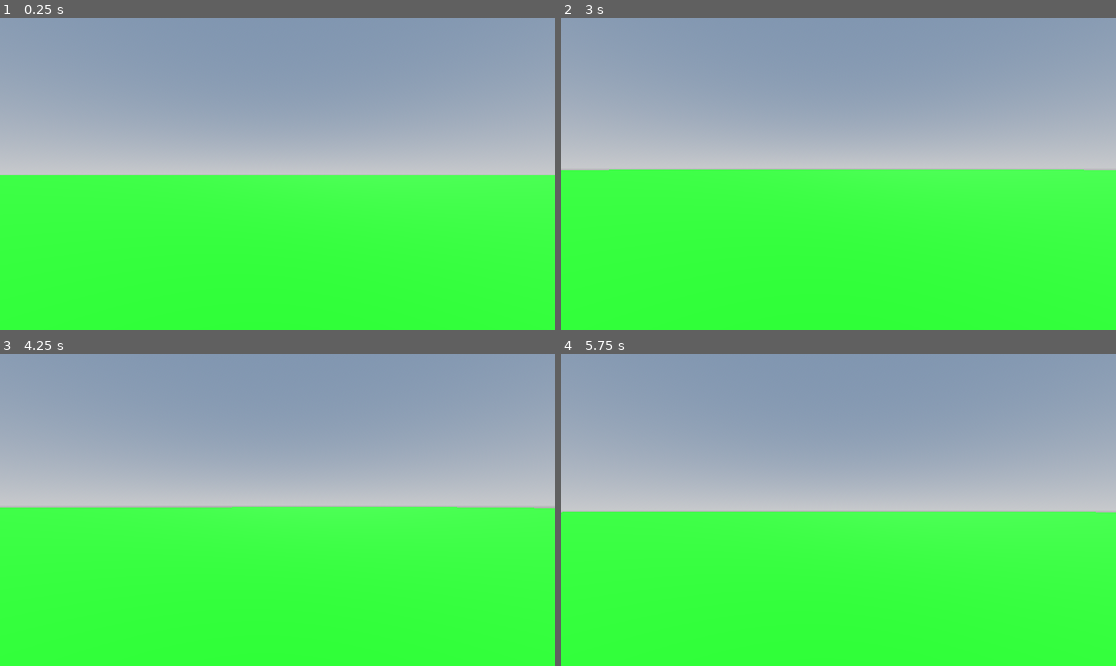
Above: before the commit, frames 1-4 (two rows, left to right).
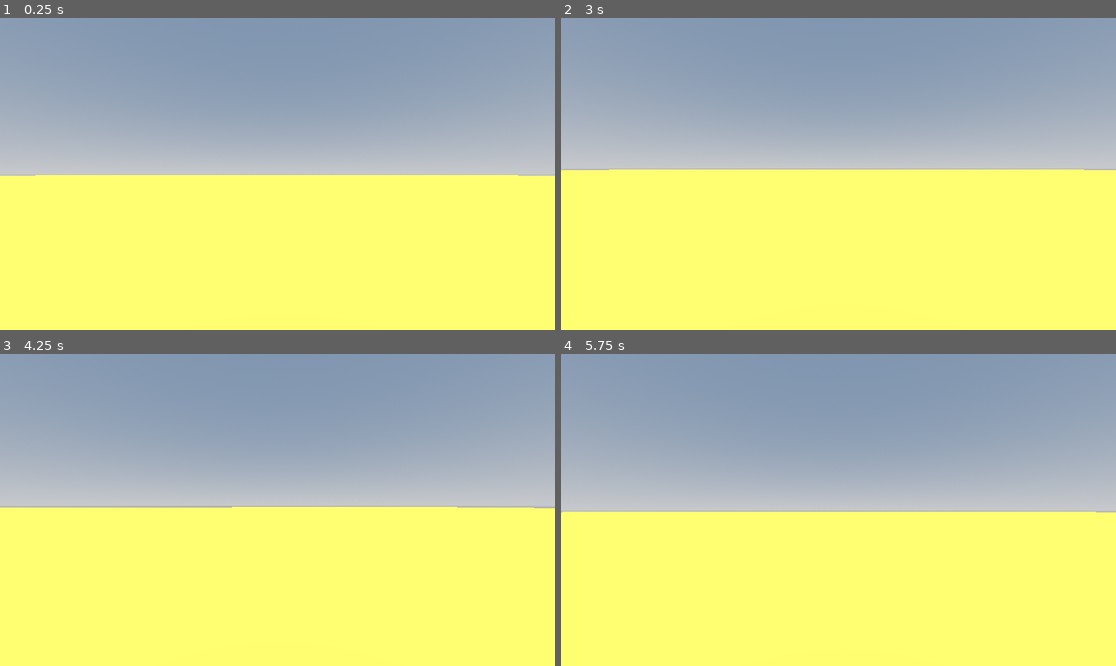
Above: after the commit, the same moments.

Repository: Tait-Sherfinski/Game-Design-II
Game: Godot game, scene res://scene_3d.tscn
Same seed, same stepped clock (60 frames per second), same inputs: the game is played once before the commit and once after it. The project has no main scene, so this scene is started directly.
Inputs (mouse positions are in pixels of both pictures, inside the frame that each line leads up to):
- Up to frame 1 (0.25 s): no input
- Up to frame 2 (3 s): tap Enter (ui_accept) at 0.5, 0.77, 1.25, 1.52, 2.75 s; move the mouse to (866, 174) at 0.52 s; hold Up (ui_up) from 0.53 s (still down); move the mouse to (810, 174) at 1.27 s; move the mouse to (849, 167) at 2.02 s; move the mouse to (832, 180) at 2.77 s
- Up to frame 3 (4.25 s): keep holding Up (ui_up); tap Enter (ui_accept) at 3.02, 3.5, 3.77 s; move the mouse to (316, 513) at 3.52 s; tap Escape (ui_cancel) at 4.15 s
- Up to frame 4 (5.75 s): keep holding Up (ui_up); tap Enter (ui_accept) at 4.25, 4.52, 5 s; move the mouse to (794, 506) at 4.27 s; move the mouse to (844, 510) at 5.02 s

The runs differ from the first frame. In frame 1, 50% of the frame differs, in the area x 0-100%, y 50-100%; in frame 2, 51%, in the area x 0-100%, y 48-100%; in frame 3, 51%; in frame 4, 49%.

Commit message:
update 2/8

Diff:
--- a/player3D.gd
+++ b/player3D.gd
@@ -31,6 +31,14 @@
 		velocity.z = move_toward(velocity.z, 0, SPEED)
 
 	move_and_slide()
+
+	if Input.is_action_just_pressed("ui_cancel"):
+		if Input.get_mouse_mode() == Input.MOUSE_MODE_CAPTURED:
+			Input.set_mouse_mode(Input.MOUSE_MODE_VISIBLE)
+		else:
+			Input.set_mouse_mode(Input.MOUSE_MODE_CAPTURED)
+
+func _ready():
 	Input.set_mouse_mode(Input.MOUSE_MODE_CAPTURED)
 
 func _unhandled_input(event):
--- a/project.godot
+++ b/project.godot
@@ -14,6 +14,41 @@
 config/features=PackedStringArray("4.1", "GL Compatibility")
 config/icon="res://icon.svg"
 
+[input]
+
+ui_left={
+"deadzone": 0.5,
+"events": [Object(InputEventKey,"resource_local_to_scene":false,"resource_name":"","device":0,"window_id":0,"alt_pressed":false,"shift_pressed":false,"ctrl_pressed":false,"meta_pressed":false,"pressed":false,"keycode":4194319,"physical_keycode":0,"key_label":0,"unicode":0,"echo":false,"script":null)
+, Object(InputEventJoypadButton,"resource_local_to_scene":false,"resource_name":"","device":0,"button_index":13,"pressure":0.0,"pressed":false,"script":null)
+, Object(InputEventJoypadMotion,"resource_local_to_scene":false,"resource_name":"","device":0,"axis":0,"axis_value":-1.0,"script":null)
+, Object(InputEventKey,"resource_local_to_scene":false,"resource_name":"","device":-1,"window_id":0,"alt_pressed":false,"shift_pressed":false,"ctrl_pressed":false,"meta_pressed":false,"pressed":false,"keycode":0,"physical_keycode":65,"key_label":0,"unicode":97,"echo":false,"script":null)
+]
+}
+ui_right={
+"deadzone": 0.5,
+"events": [Object(InputEventKey,"resource_local_to_scene":false,"resource_name":"","device":0,"window_id":0,"alt_pressed":false,"shift_pressed":false,"ctrl_pressed":false,"meta_pressed":false,"pressed":false,"keycode":4194321,"physical_keycode":0,"key_label":0,"unicode":0,"echo":false,"script":null)
+, Object(InputEventJoypadButton,"resource_local_to_scene":false,"resource_name":"","device":0,"button_index":14,"pressure":0.0,"pressed":false,"script":null)
+, Object(InputEventJoypadMotion,"resource_local_to_scene":false,"resource_name":"","device":0,"axis":0,"axis_value":1.0,"script":null)
+, Object(InputEventKey,"resource_local_to_scene":false,"resource_name":"","device":-1,"window_id":0,"alt_pressed":false,"shift_pressed":false,"ctrl_pressed":false,"meta_pressed":false,"pressed":false,"keycode":0,"physical_keycode":68,"key_label":0,"unicode":100,"echo":false,"script":null)
+]
+}
+ui_up={
+"deadzone": 0.5,
+"events": [Object(InputEventKey,"resource_local_to_scene":false,"resource_name":"","device":0,"window_id":0,"alt_pressed":false,"shift_pressed":false,"ctrl_pressed":false,"meta_pressed":false,"pressed":false,"keycode":4194320,"physical_keycode":0,"key_label":0,"unicode":0,"echo":false,"script":null)
+, Object(InputEventJoypadButton,"resource_local_to_scene":false,"resource_name":"","device":0,"button_index":11,"pressure":0.0,"pressed":false,"script":null)
+, Object(InputEventJoypadMotion,"resource_local_to_scene":false,"resource_name":"","device":0,"axis":1,"axis_value":-1.0,"script":null)
+, Object(InputEventKey,"resource_local_to_scene":false,"resource_name":"","device":-1,"window_id":0,"alt_pressed":false,"shift_pressed":false,"ctrl_pressed":false,"meta_pressed":false,"pressed":false,"keycode":0,"physical_keycode":87,"key_label":0,"unicode":119,"echo":false,"script":null)
+]
+}
+ui_down={
+"deadzone": 0.5,
+"events": [Object(InputEventKey,"resource_local_to_scene":false,"resource_name":"","device":0,"window_id":0,"alt_pressed":false,"shift_pressed":false,"ctrl_pressed":false,"meta_pressed":false,"pressed":false,"keycode":4194322,"physical_keycode":0,"key_label":0,"unicode":0,"echo":false,"script":null)
+, Object(InputEventJoypadButton,"resource_local_to_scene":false,"resource_name":"","device":0,"button_index":12,"pressure":0.0,"pressed":false,"script":null)
+, Object(InputEventJoypadMotion,"resource_local_to_scene":false,"resource_name":"","device":0,"axis":1,"axis_value":1.0,"script":null)
+, Object(InputEventKey,"resource_local_to_scene":false,"resource_name":"","device":-1,"window_id":0,"alt_pressed":false,"shift_pressed":false,"ctrl_pressed":false,"meta_pressed":false,"pressed":false,"keycode":0,"physical_keycode":83,"key_label":0,"unicode":115,"echo":false,"script":null)
+]
+}
+
 [rendering]
 
 renderer/rendering_method="gl_compatibility"
--- a/scene_3d.tscn
+++ b/scene_3d.tscn
@@ -12,13 +12,14 @@
 [sub_resource type="Environment" id="Environment_q5od5"]
 background_mode = 2
 sky = SubResource("Sky_hiomo")
+ambient_light_color = Color(1, 0.403922, 0, 1)
 tonemap_mode = 2
 
 [sub_resource type="PlaneMesh" id="PlaneMesh_iqx41"]
 size = Vector2(500, 500)
 
 [sub_resource type="StandardMaterial3D" id="StandardMaterial3D_ti4rb"]
-albedo_color = Color(0, 0.698039, 0, 1)
+albedo_color = Color(0.501961, 0.501961, 0.501961, 1)
 
 [sub_resource type="StandardMaterial3D" id="StandardMaterial3D_4bwt6"]
 albedo_color = Color(0, 0.129412, 0.835294, 1)
@@ -27,6 +28,9 @@
 
 [sub_resource type="CapsuleShape3D" id="CapsuleShape3D_xs7ho"]
 
+[sub_resource type="StandardMaterial3D" id="StandardMaterial3D_kgkqg"]
+albedo_color = Color(0, 0.360784, 1, 1)
+
 [node name="scene3D" type="Node3D"]
 
 [node name="WorldEnvironment" type="WorldEnvironment" parent="."]
@@ -34,6 +38,8 @@
 
 [node name="DirectionalLight3D" type="DirectionalLight3D" parent="."]
 transform = Transform3D(-0.866023, -0.433016, 0.250001, 0, 0.499998, 0.866027, -0.500003, 0.749999, -0.43301, 0, 3039.28, 0)
+light_color = Color(1, 0.560784, 0, 1)
+light_energy = 3.519
 shadow_enabled = true
 
 [node name="CSGMesh3D" type="CSGMesh3D" parent="."]
@@ -42,6 +48,7 @@
 material = SubResource("StandardMaterial3D_ti4rb")
 
 [node name="CSGBox3D" type="CSGBox3D" parent="."]
+use_collision = true
 size = Vector3(11.4099, 0.422011, 9.44033)
 material = SubResource("StandardMaterial3D_4bwt6")
 
@@ -58,3 +65,27 @@
 
 [node name="Camera3D" type="Camera3D" parent="player3D"]
 transform = Transform3D(1, 0, 0, 0, 1, 0, 0, 0, 1, 0.510102, 1.52659, -3.99638)
+
+[node name="CSGBox3D2" type="CSGBox3D" parent="."]
+transform = Transform3D(1, 0, 0, 0, 1, 0, 0, 0, 1, 2.14202, 0.576616, 6.14115)
+use_collision = true
+size = Vector3(2.0089, 1, 1)
+material = SubResource("StandardMaterial3D_kgkqg")
+
+[node name="CSGBox3D3" type="CSGBox3D" parent="."]
+transform = Transform3D(1, 0, 0, 0, 1, 0, 0, 0, 1, 0.728891, 1.08593, 7.96525)
+use_collision = true
+size = Vector3(2.06528, 1, 1)
+material = SubResource("StandardMaterial3D_kgkqg")
+
+[node name="CSGBox3D4" type="CSGBox3D" parent="."]
+transform = Transform3D(1, 0, 0, 0, 1, 0, 0, 0, 1, 0.357557, 2.26083, 10.3837)
+use_collision = true
+size = Vector3(1.7851, 1, 1.58866)
+material = SubResource("StandardMaterial3D_kgkqg")
+
+[node name="CSGBox3D5" type="CSGBox3D" parent="."]
+transform = Transform3D(1, 0, 0, 0, 1, 0, 0, 0, 1, 4.54267, 2.50185, 11.2596)
+use_collision = true
+size = Vector3(2.1178, 1, 1.56585)
+material = SubResource("StandardMaterial3D_kgkqg")
Not shown: 1 places in scene_3d.tscn that only renumber resources
